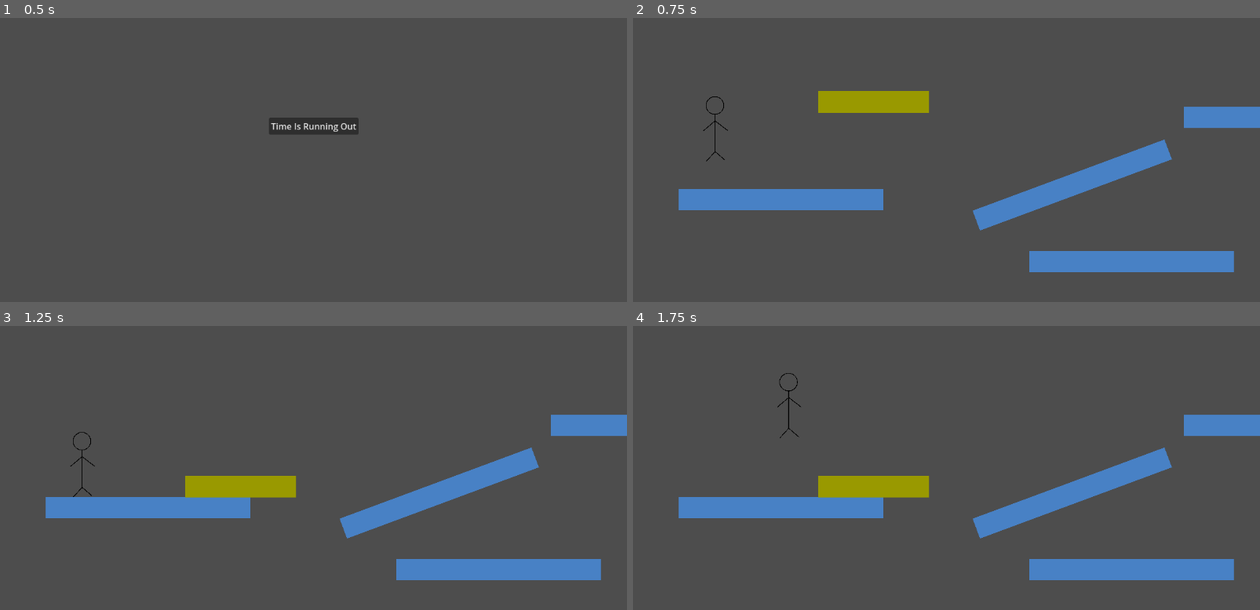
Above: before the commit, frames 1-4 (two rows, left to right).
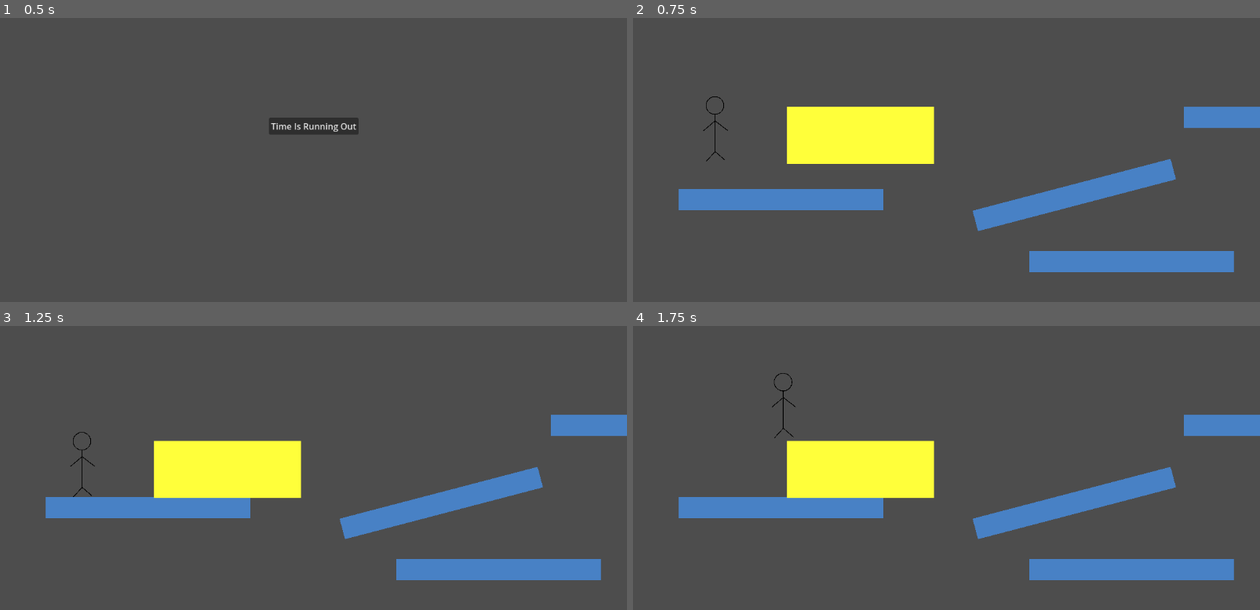
Above: after the commit, the same moments.

Repository: JuvenalSantiso/GameJam_TIRO
Game: Godot game, scene res://ui/main_menu.tscn
Two runs of this game, one before a commit and one after it. Both use one fixed random seed, a clock stepped at 60 frames per second and the inputs below.
Inputs:
- Up to frame 1 (0.5 s): no input
- Up to frame 2 (0.75 s): click "Time Is Running Out" at 0.5 s
- Up to frame 3 (1.25 s): no input
- Up to frame 4 (1.75 s): hold D (right) from 1.28 s (still down); tap K (push, bound only before the commit) at 1.35 s; tap Space (jump) at 1.52 s; tap J (grab, bound only after the commit) at 1.55 s

Frame 1 is identical in both runs. In frame 2, 8.1% of the frame differs, in the area x 24-87%, y 25-76%; in frame 3, 7.2%; in frame 4, 7.4%.

Commit message:
This is a checkpoint - Box kickeable

Diff:
--- a/items/box.gd
+++ b/items/box.gd
@@ -1,6 +1,6 @@
 extends RigidBody2D
 
-const STRONG = 50
+const STRONG = 500
 
 var initial_position: Vector2
 var initial_rotation
--- a/items/box.tscn
+++ b/items/box.tscn
@@ -3,12 +3,16 @@
 [ext_resource type="Script" path="res://items/box.gd" id="1_bagee"]
 
 [sub_resource type="RectangleShape2D" id="RectangleShape2D_5838n"]
-size = Vector2(203, 40)
+size = Vector2(271, 105)
 
 [node name="Box" type="RigidBody2D" groups=["boxes"]]
 collision_layer = 4
 collision_mask = 3
 script = ExtResource("1_bagee")
+
+[node name="CollisionShape2D" type="CollisionShape2D" parent="."]
+position = Vector2(5.5, 14.5)
+shape = SubResource("RectangleShape2D_5838n")
 
 [node name="ColorRect" type="ColorRect" parent="."]
 anchors_preset = 8
@@ -16,15 +20,11 @@
 anchor_top = 0.5
 anchor_right = 0.5
 anchor_bottom = 0.5
-offset_left = -20.0
-offset_top = -20.0
-offset_right = 184.0
-offset_bottom = 20.0
+offset_left = -130.0
+offset_top = -37.0
+offset_right = -90.0
+offset_bottom = -18.0
 grow_horizontal = 2
 grow_vertical = 2
-size_flags_horizontal = 4
-color = Color(0.600101, 0.598654, 0, 1)
-
-[node name="CollisionShape2D" type="CollisionShape2D" parent="."]
-position = Vector2(81.5, 0)
-shape = SubResource("RectangleShape2D_5838n")
+scale = Vector2(6.74958, 5.5287)
+color = Color(1, 1, 0.227451, 1)
--- a/levels/level_0.tscn
+++ b/levels/level_0.tscn
@@ -18,12 +18,12 @@
 offset_top = 57.0
 offset_right = 371.0
 offset_bottom = 96.0
-rotation = -0.355724
+rotation = -0.256385
 color = Color(0.282353, 0.505882, 0.772549, 1)
 
 [node name="CollisionShape2D" type="CollisionShape2D" parent="StaticBody2D4"]
-position = Vector2(177, 11)
-rotation = -0.359538
+position = Vector2(183, 29)
+rotation = -0.264756
 shape = SubResource("RectangleShape2D_ujqcn")
 
 [node name="StaticBody2D2" type="StaticBody2D" parent="."]
@@ -69,7 +69,7 @@
 position = Vector2(151, 317)
 
 [node name="Box" parent="." instance=ExtResource("2_elrd8")]
-position = Vector2(360, 268)
+position = Vector2(413, 314)
 
 [node name="DeathTimer" type="Timer" parent="."]
 wait_time = 5.0
--- a/player/player.tscn
+++ b/player/player.tscn
@@ -24,10 +24,6 @@
 scale = Vector2(0.25, 0.25)
 texture = ExtResource("2_i788b")
 
-[node name="DeathTimer" type="Timer" parent="."]
-wait_time = 5.0
-autostart = true
-
 [node name="Actions" type="Node" parent="."]
 script = ExtResource("3_58v1o")
 
@@ -39,6 +35,5 @@
 position = Vector2(33, 27)
 shape = SubResource("RectangleShape2D_td0r5")
 
-[connection signal="timeout" from="DeathTimer" to="." method="_on_death_timer_timeout"]
 [connection signal="body_entered" from="ActionArea" to="." method="_on_action_area_body_entered"]
 [connection signal="body_exited" from="ActionArea" to="." method="_on_action_area_body_exited"]
--- a/player/scripts/Actions.gd
+++ b/player/scripts/Actions.gd
@@ -8,6 +8,7 @@
 	var move: float = 0
 	var jump: bool = false
 	var push: bool = false
+	var grab: bool = false
 
 func init_capture_input():
 	return Action.new()
--- a/player/scripts/player.gd
+++ b/player/scripts/player.gd
@@ -12,7 +12,9 @@
 
 var initial_position: Vector2
 var is_death = false
-var object_in_range: Node2D
+var is_grabbable = false
+var is_grabbing = false
+var grabbed_box: RigidBody2D
 
 func vision_direction(direction):
 	if direction < 0:
@@ -25,17 +27,6 @@
 	position = initial_position
 	set_velocity(Vector2(0,0))
 
-func _ready():
-	initial_position = position
-	is_death = false
-
-func _physics_process(delta):
-	if not is_death:
-		read_from_player(delta)
-	else:
-		read_from_buffer(delta)
-
-	move_and_slide()
 
 func read_from_player(delta) -> void:
 	var action = buffer_actions.init_capture_input()
@@ -57,11 +48,12 @@
 
 	vision_direction(direction)
 
-	if Input.is_action_just_pressed("push") and object_in_range != null:
-		action.push = true
-		if object_in_range.has_method("do_push"):
-			object_in_range.do_push(direction)
+	if Input.is_action_just_pressed("grab") and grabbed_box:
+		action.grab = true
+		if grabbed_box.has_method("do_push"):
+			grabbed_box.do_push(direction)
 
+	move_and_slide()
 
 	buffer_actions.capture_input(action)
 
@@ -78,16 +70,27 @@
 			velocity.x = move_toward(velocity.x, 0, SPEED)
 		vision_direction(direction)
 
-		if actionframe.push and object_in_range != null:
-			if object_in_range.has_method("do_push"):
-				object_in_range.do_push(direction)
+		if actionframe.push and grabbed_box != null:
+			if grabbed_box.has_method("do_push"):
+				grabbed_box.do_push(direction)
 
+	move_and_slide()
 
+func _ready():
+	initial_position = position
+	is_death = false
+
+func _physics_process(delta):
+	if not is_death:
+		read_from_player(delta)
+	else:
+		read_from_buffer(delta)
 
 func _on_action_area_body_entered(body):
 	print(body)
-	object_in_range = body
+	if body.is_in_group("boxes"):
+		grabbed_box = body
 
 func _on_action_area_body_exited(body):
-	print("out")
-	object_in_range = null
+	if body.is_in_group("boxes"):
+		grabbed_box = null
--- a/project.godot
+++ b/project.godot
@@ -36,9 +36,9 @@
 "events": [Object(InputEventKey,"resource_local_to_scene":false,"resource_name":"","device":-1,"window_id":0,"alt_pressed":false,"shift_pressed":false,"ctrl_pressed":false,"meta_pressed":false,"pressed":false,"keycode":0,"physical_keycode":32,"key_label":0,"unicode":32,"echo":false,"script":null)
 ]
 }
-push={
+grab={
 "deadzone": 0.5,
-"events": [Object(InputEventKey,"resource_local_to_scene":false,"resource_name":"","device":-1,"window_id":0,"alt_pressed":false,"shift_pressed":false,"ctrl_pressed":false,"meta_pressed":false,"pressed":false,"keycode":0,"physical_keycode":75,"key_label":0,"unicode":107,"echo":false,"script":null)
+"events": [Object(InputEventKey,"resource_local_to_scene":false,"resource_name":"","device":-1,"window_id":0,"alt_pressed":false,"shift_pressed":false,"ctrl_pressed":false,"meta_pressed":false,"pressed":false,"keycode":0,"physical_keycode":74,"key_label":0,"unicode":106,"echo":false,"script":null)
 ]
 }
 
